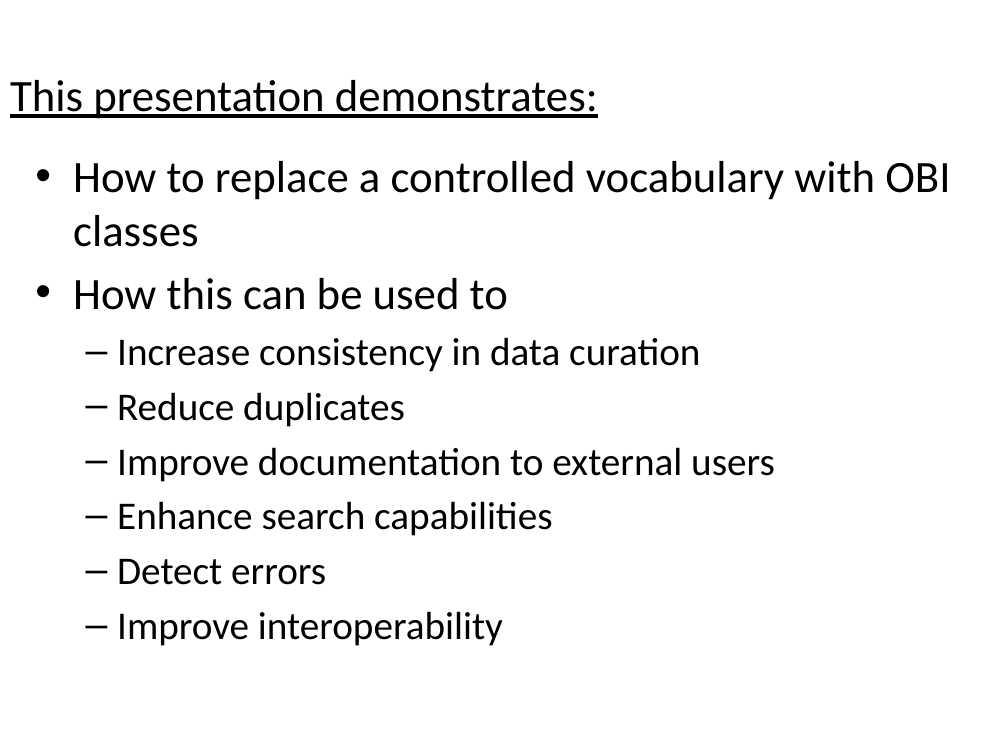
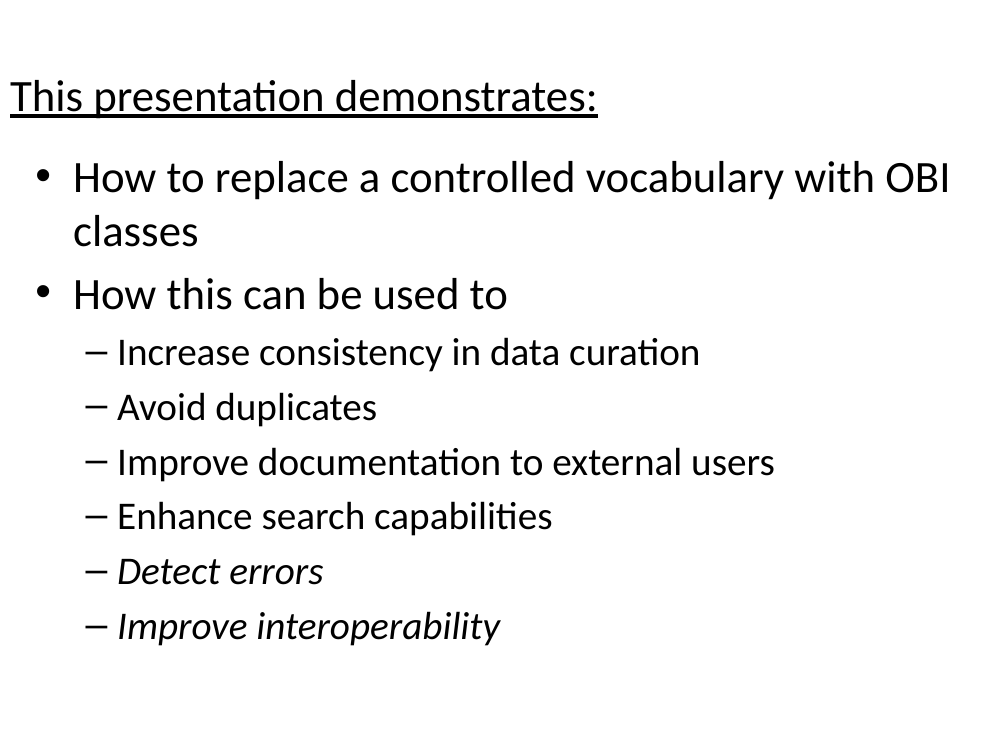
Before and after one commit to obi-ontology/obi-legacy-svn, a slide deck: slide 17 of trunk/docs/presentations/OBI tutorial July 2011 ICBO/OBI overview and IEDB.pptx. Drawn at 1008x756 pixels with LibreOffice and Linux fonts; fonts in the diff are those of the drawing. Boxes give left, top, right and bottom in pixels: in the first picture for what was removed or moved away, otherwise in the second. Text is boxed around its words. In the diff, an @@ line names an element or a change of style, - is before the commit and + after.

```diff
--- a/trunk/docs/presentations/OBI tutorial July 2011 ICBO/OBI overview and IEDB.pptx
+++ b/trunk/docs/presentations/OBI tutorial July 2011 ICBO/OBI overview and IEDB.pptx
@@ text at box(117, 392, 377, 427): text changed @@
-  – Reduce duplicates
+  – Avoid duplicates
@@ text at box(117, 559, 500, 646): italic on in "Detect errors", "Improve interoperability" @@
```
Also in this commit, not shown: 6 other slides changed, 5 slides added, 1 slide removed.
